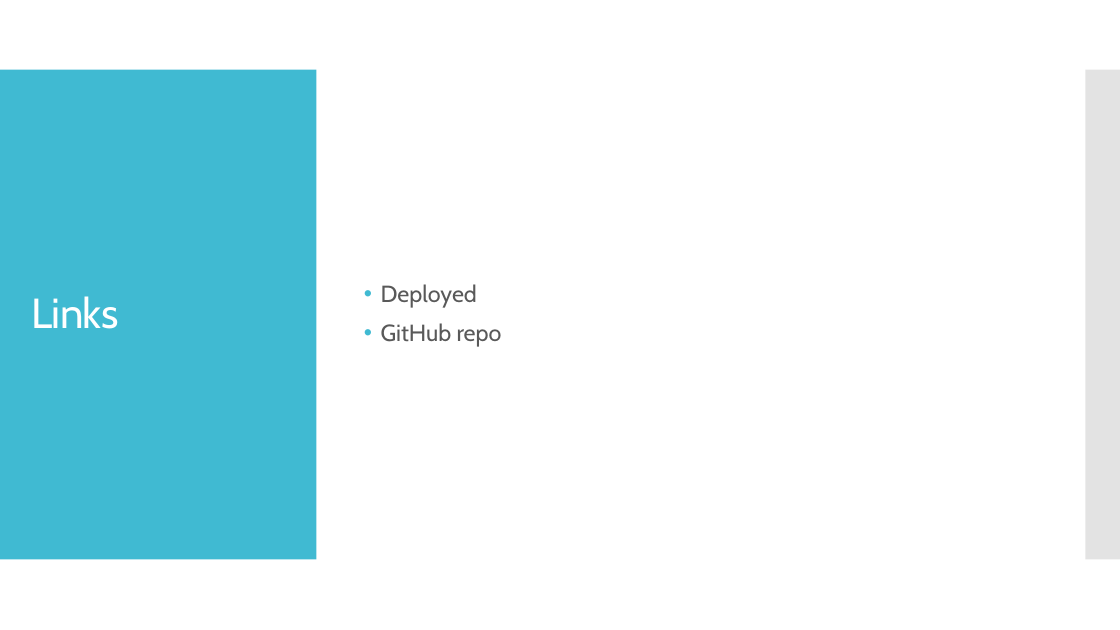
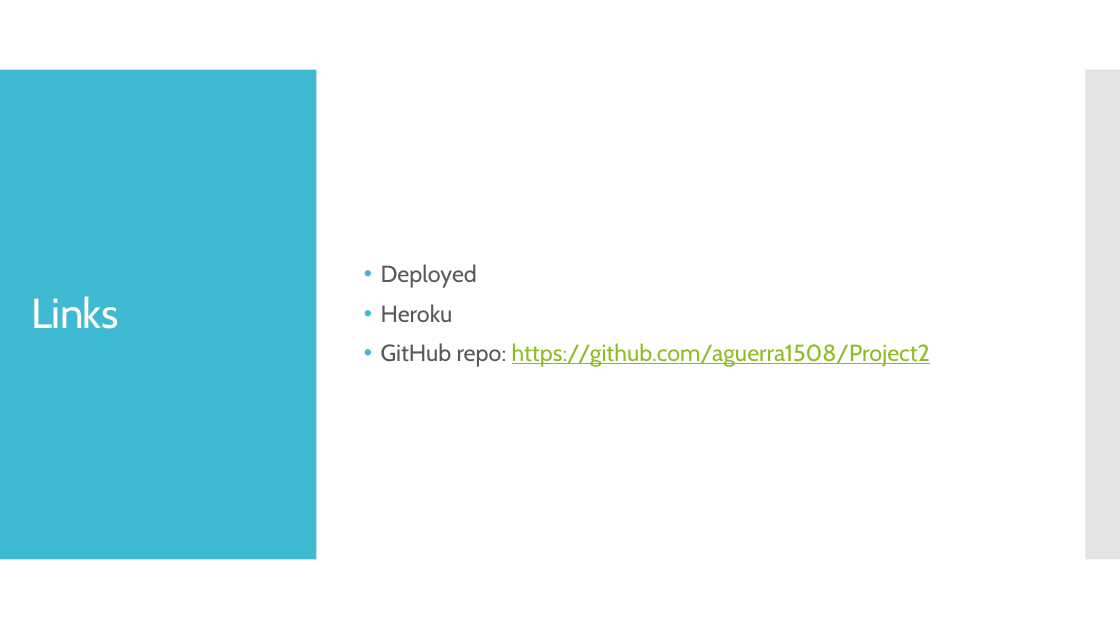
Before and after one commit to aguerra1508/Project2, a slide deck: slide 8 of whoDisHere.pptx (slide 7 before the commit). Drawn at 1120x630 pixels with LibreOffice and Linux fonts; fonts in the diff are those of the drawing. Boxes give left, top, right and bottom in pixels: in the first picture for what was removed or moved away, otherwise in the second. Text is boxed around its words. In the diff, an @@ line names an element or a change of style, - is before the commit and + after.

```diff
--- a/whoDisHere.pptx
+++ b/whoDisHere.pptx
@@ text at (381, 304, 930, 367): text changed; text colour #595959 to #90BB23 @@
-• GitHub repo
+• Heroku
+• GitHub repo: https://github.com/aguerra1508/Project2
```
Also in this commit, not shown: 2 other slides changed, 1 slide added, 4 other files.
